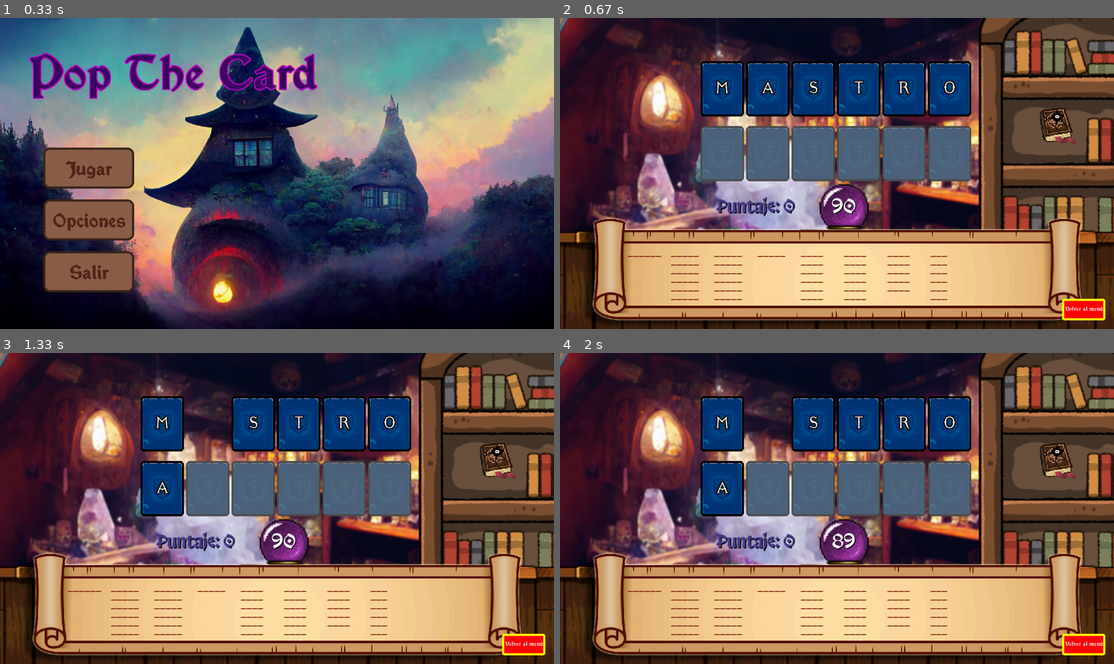
Above: before the commit, frames 1-4 (two rows, left to right).
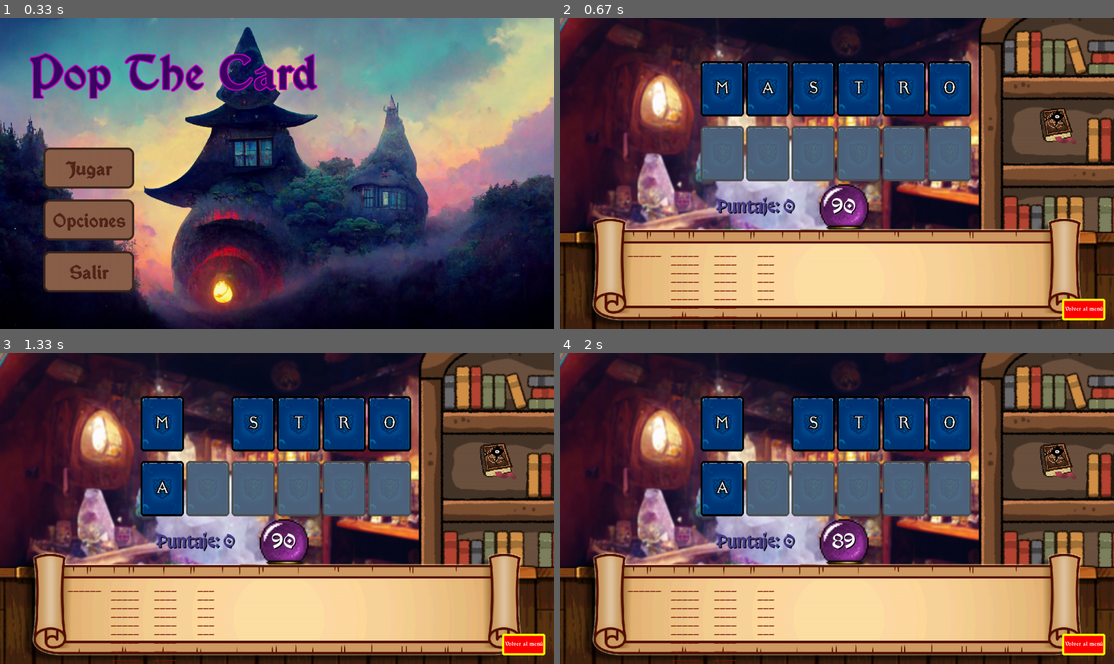
Above: after the commit, the same moments.

Repository: juliancz-a/SP_GRUPO_5_Pygame
Game: pygame game, started from code/class_game.py
The game is run twice, just before and just after one commit, with the same random seed, the same clock (stepped at 60 frames per second) and the same inputs.
Inputs (mouse positions are in pixels of both pictures, inside the frame that each line leads up to):
- Up to frame 1 (0.33 s): no input
- Up to frame 2 (0.67 s): click "Jugar" at 0.38 s
- Up to frame 3 (1.33 s): press the mouse at (254, 424) at 0.7 s; move the mouse to (166, 461) at 0.8 s; release the mouse at (77, 499) at 0.93 s; press the mouse at (160, 424) at 1.03 s; move the mouse to (182, 433) at 1.13 s; release the mouse at (199, 443) at 1.27 s
- Up to frame 4 (2 s): no input

Frame 1 is identical in both runs. In frame 2, 0.5% of the frame differs, in the area x 20-70%, y 76-100%; in frame 3, 0.5%; in frame 4, 0.5%.

Commit message:
matriz arreglo

Diff:
--- a/code/class_play.py
+++ b/code/class_play.py
@@ -246,10 +246,14 @@
         y = 530
         x += 100
         for j in range (len(matrix[i])):
+
             if printed == 6 and j != len(matrix[i]) - 1:
                 y = 530
                 x += 100
                 printed = 0
+            else:
+                printed = 0
+
             if matrix[i][j] != 0:
                 word = matrix[i][j]
                 word_text = word
@@ -307,3 +311,6 @@
     aux = list[a]
     list[a] = list[b]
     list[b] = aux
+
+def use_comodin (comodin, words_matrix, combinaciones:list):
+    pass
